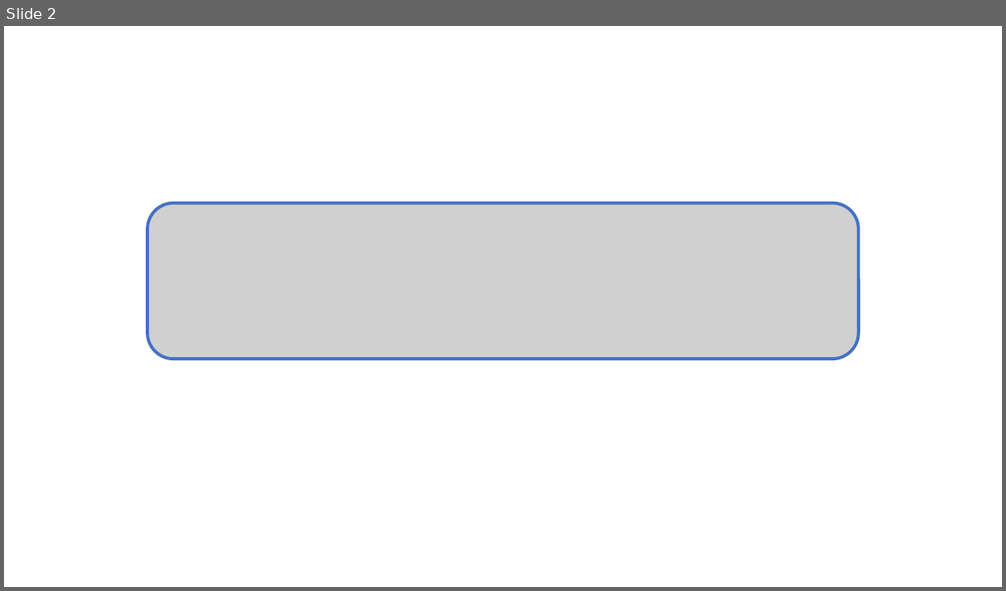
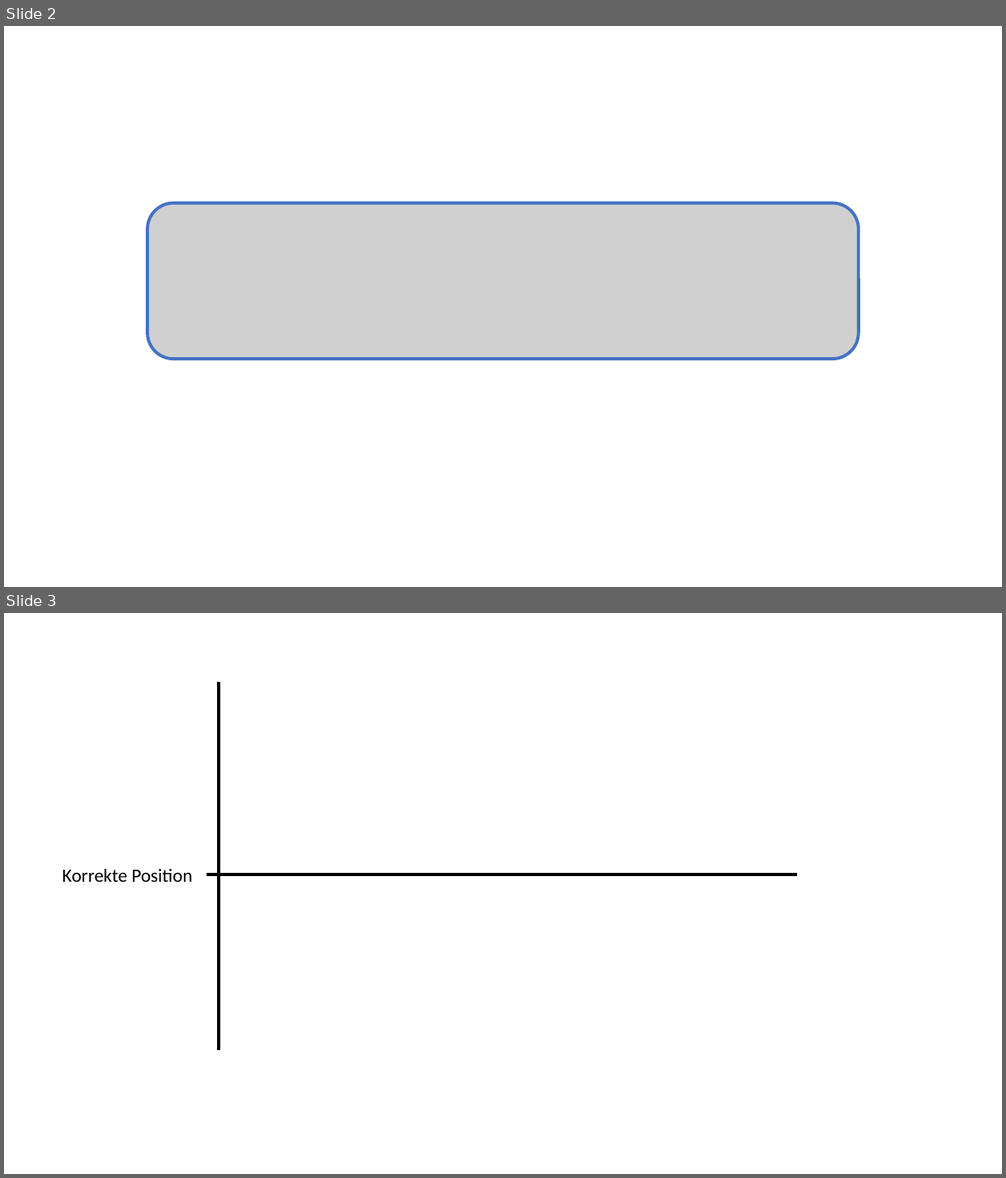
Before and after one commit to riccardofeingold/3D-Positionsbestimmung-mit-Sensor-Fusion-basierten-Algorithmen, a slide deck: Texte/GPS.pptx. Shown one above the other, each under a label of ours: slide 2 before the commit, slides 2 and 3 after it. The pictures are 1006x591 and 1006x1178 pixels, drawn with LibreOffice and Linux fonts; fonts in the diff are those of the drawing; grey boxes stand for pictures. Boxes give left, top, right and bottom in pixels: in the first picture for what was removed or moved away, otherwise in the second. Text is boxed around its words. In the diff, an @@ line names an element or a change of style, - is before the commit and + after.

```diff
--- a/Texte/GPS.pptx
+++ b/Texte/GPS.pptx
@@ slide 3 added at [4,613,1002,1174], background #FFFFFF @@
@@ line added from (219, 682) to (219, 1050), #000000 3 pt @@
@@ text added at [62,869,193,882], 18 pt, text #000000 @@
+Korrekte Position
@@ line added from (206, 875) to (797, 875), #000000 3 pt @@
```
Also in this commit, not shown: 2 other files.
